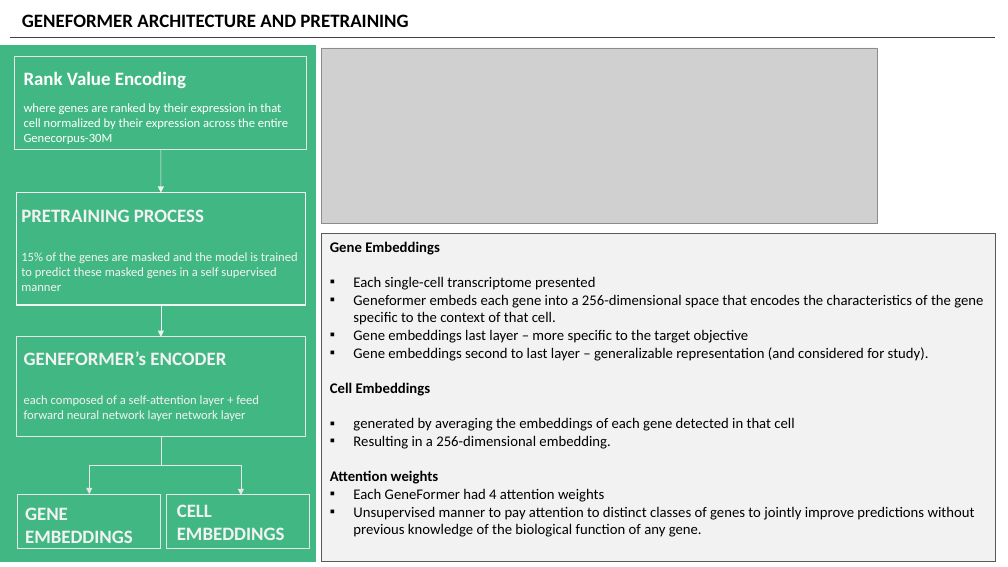
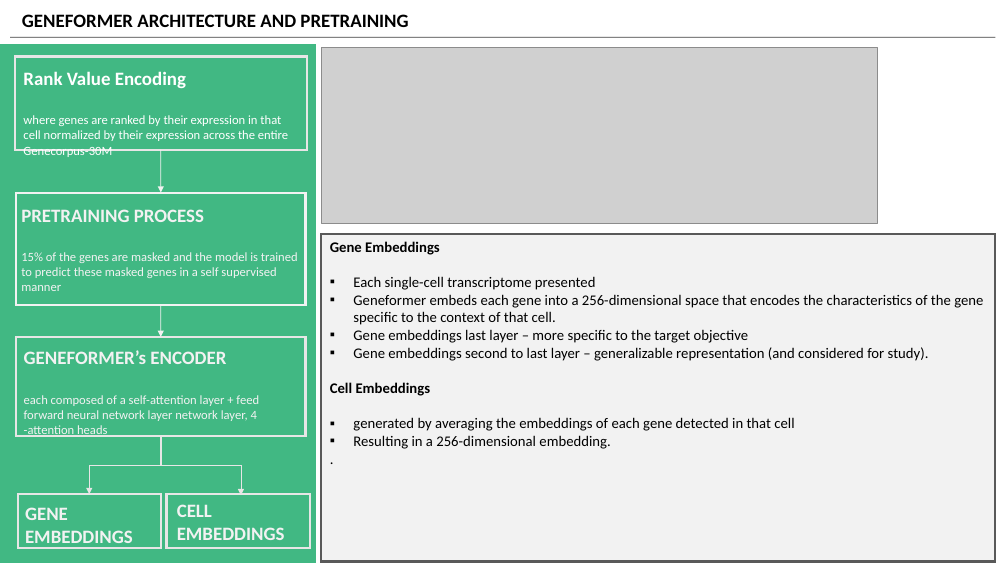
Before and after one commit to v-dev688/presentations, a slide deck: slide 8 of GENEFOREMER.pptx (slide 7 before the commit). Drawn at 1008x567 pixels with LibreOffice and Linux fonts; fonts in the diff are those of the drawing; grey boxes stand for pictures. Boxes give left, top, right and bottom in pixels: in the first picture for what was removed or moved away, otherwise in the second. Text is boxed around its words. In the diff, an @@ line names an element or a change of style, - is before the commit and + after.

```diff
--- a/GENEFOREMER.pptx
+++ b/GENEFOREMER.pptx
@@ rectangle at (0, 45, 315, 562): outline #41B883 1 pt to #41B883 2 pt @@
@@ line (10, 37) - (996, 37): stroke #404040 0.5 pt to #404040 0.75 pt @@
@@ rectangle at (14, 57, 307, 150): outline #E7E6E6 1 pt to #E7E6E6 2 pt @@
@@ text "Rank Value Encoding" rewrapped from (24, 71, 288, 144) to (23, 71, 288, 157) @@
@@ arrow removed from (161, 150) to (161, 193) @@
@@ freeform shape added at (161, 150, 161, 193), outline #F2F2F2 0.75 pt @@
@@ rectangle at (16, 193, 306, 306): outline #F2F2F2 1 pt to #F2F2F2 2 pt @@
@@ rectangle at (321, 234, 996, 561): outline #595959 1 pt to #595959 2 pt @@
@@ arrow removed from (161, 305) to (161, 337) @@
@@ freeform shape added at (161, 306, 161, 337), outline #F2F2F2 0.75 pt @@
@@ rectangle at (16, 337, 306, 436): outline #E7E6E6 1 pt to #E7E6E6 2 pt @@
@@ text at (24, 395, 259, 437): text changed @@
-each composed of a self-attention layer + feed forward neural network layer network layer
+each composed of a self-attention layer + feed forward neural network layer network layer, 4 -attention heads
@@ elbow arrow (161, 436) - (89, 495): stroke #E7E6E6 0.5 pt to #E7E6E6 0.75 pt @@
@@ text at (330, 470, 975, 537): text changed @@
-Attention weights
-▪ Each GeneFormer had 4 attention weights
-▪ Unsupervised manner to pay attention to distinct classes of genes to jointly improve predictions without previous knowledge of the biological function of any gene.
+.
```
Also in this commit, not shown: 6 other slides changed, 12 slides added, 7 slides removed.
